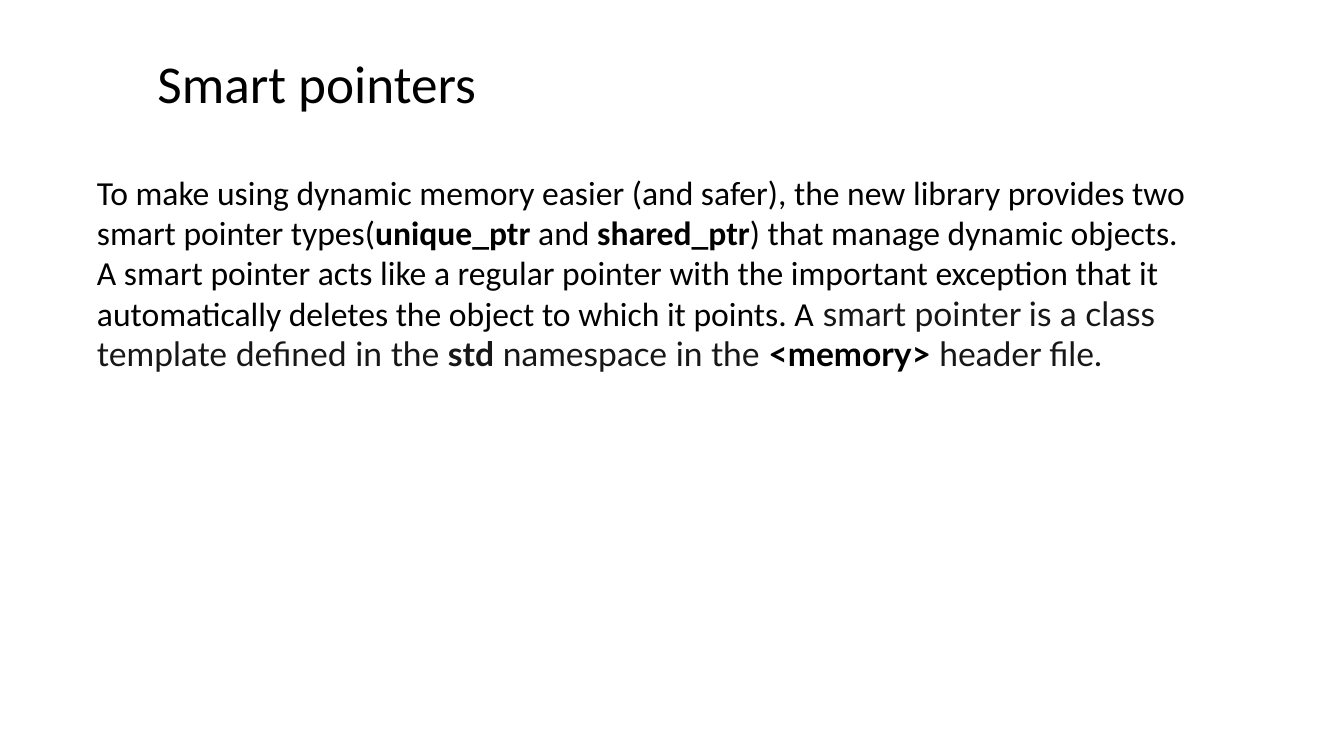
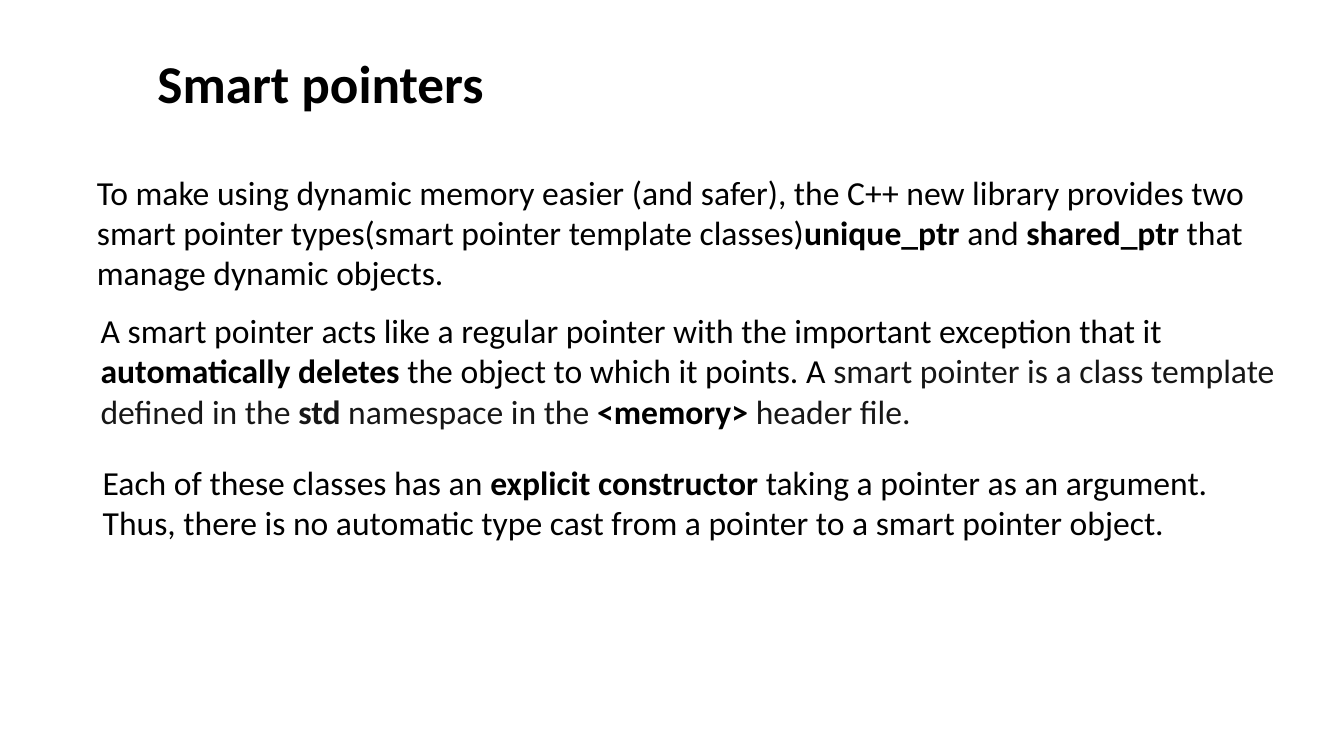
Before and after one commit to ShiqiYu/CPP, a slide deck: slide 7 of week11/Lab11.pptx. Drawn at 1344x756 pixels with LibreOffice and Linux fonts; fonts in the diff are those of the drawing; background and template pictures are left out. Boxes give left, top, right and bottom in pixels: in the first picture for what was removed or moved away, otherwise in the second. Text is boxed around its words. In the diff, an @@ line names an element or a change of style, - is before the commit and + after.

```diff
--- a/week11/Lab11.pptx
+++ b/week11/Lab11.pptx
@@ title "Smart pointers" at [157,65,483,112]: bold on @@
@@ text at [97,180,1244,291]: text changed @@
-To make using dynamic memory easier (and safer), the new library provides two
-smart pointer types(unique_ptr and shared_ptr) that manage dynamic objects.
-A smart pointer acts like a regular pointer with the important exception that it
-automatically deletes the object to which it points. A smart pointer is a class
-template defined in the std namespace in the <memory> header file.
+To make using dynamic memory easier (and safer), the C++ new library provides two
+smart pointer types(smart pointer template classes)unique_ptr and shared_ptr that
+manage dynamic objects.
@@ text added at [101,319,1274,430], 24 pt, text #000000 @@
+A smart pointer acts like a regular pointer with the important exception that it
+automatically deletes the object to which it points. A smart pointer is a class template defined in the std namespace in the <memory> header file.
@@ text added at [103,471,1207,541], 24 pt, text #000000 @@
+Each of these classes has an explicit constructor taking a pointer as an argument. Thus, there is no automatic type cast from a pointer to a smart pointer object.
```
Also in this commit, not shown: 4 other slides changed, 4 slides added, 2 slides removed, 1 other file.
